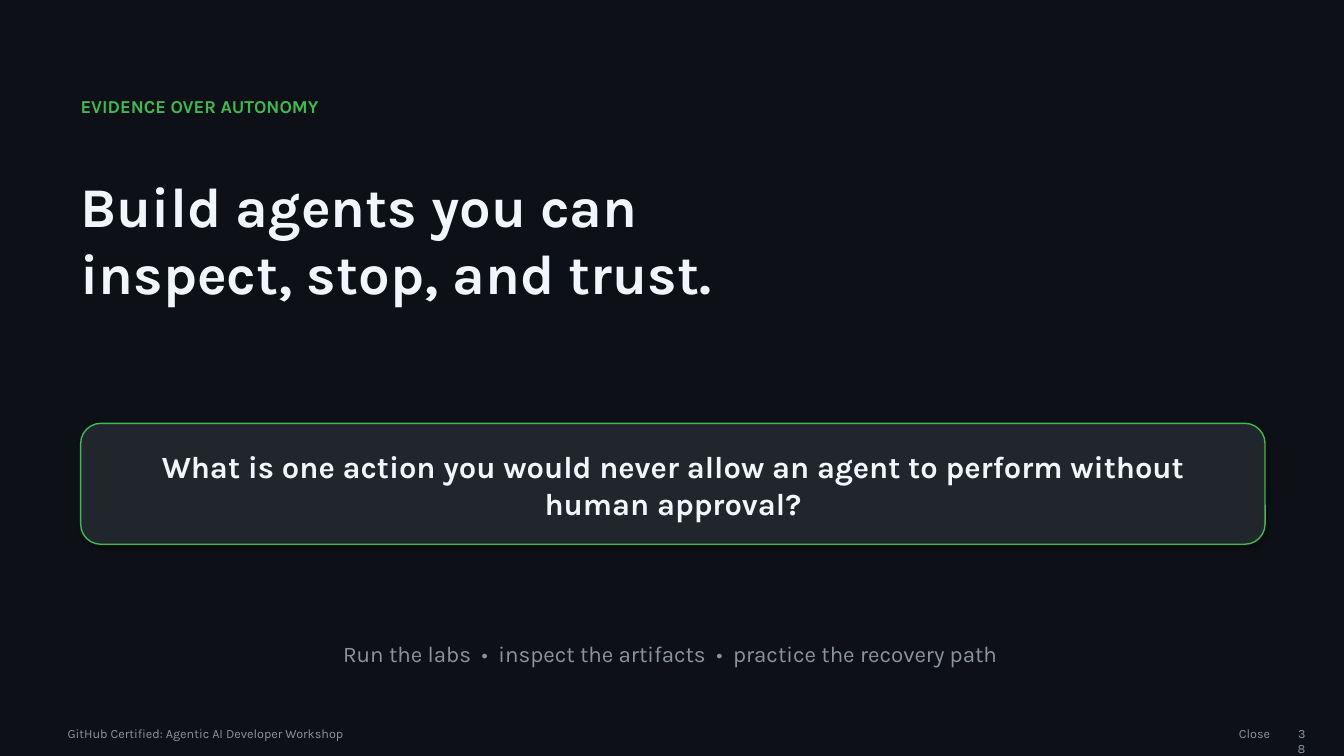
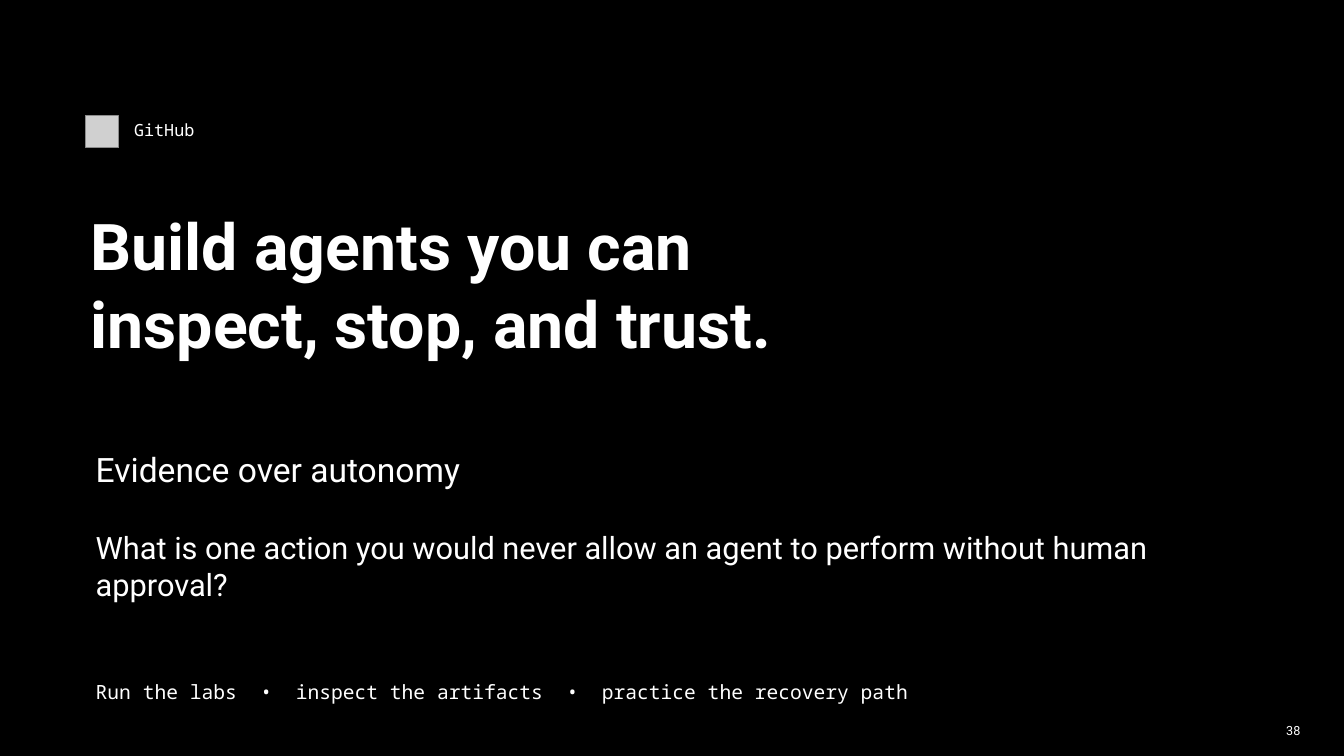
Before and after one commit to martins-vds/agentic-sdlc, a slide deck: slide 38 of slides/github-agentic-ai-developer-workshop.pptx. Drawn at 1344x756 pixels with LibreOffice and Linux fonts; fonts in the diff are those of the drawing; grey boxes stand for pictures; background and template pictures are left out. Boxes give left, top, right and bottom in pixels: in the first picture for what was removed or moved away, otherwise in the second. Text is boxed around its words. In the diff, an @@ line names an element or a change of style, - is before the commit and + after.

```diff
--- a/slides/github-agentic-ai-developer-workshop.pptx
+++ b/slides/github-agentic-ai-developer-workshop.pptx
@@ background #0D1117 to picture (left out) @@
@@ picture added at (86, 116, 119, 148) @@
@@ text added at (134, 123, 194, 136), 12 pt, text #FFFFFF @@
+GitHub
@@ text "Build agents you can inspect, ...": place and size @@
-text "Build agents you can inspect, ..." at (81, 187, 712, 308)
+text "Build agents you can inspect, ..." at (91, 221, 771, 361)
@@ text "Build agents you can inspect, ..." at (91, 221, 771, 361): size 40 to 46 pt, font Karla to Roboto, text colour #F0F6FC to #FFFFFF @@
@@ rounded rectangle removed at (81, 423, 1265, 544) @@
@@ text at (96, 456, 460, 489): text changed; size 13 to 24 pt; font Karla to Roboto; text colour #3FB950 to #FFFFFF; bold off @@
-EVIDENCE OVER AUTONOMY
+Evidence over autonomy
@@ text "What is one action you ...": place and size @@
-text "What is one action you ..." at (162, 456, 1183, 522)
+text "What is one action you ..." at (96, 535, 1148, 603)
@@ text "What is one action you ..." at (96, 535, 1148, 603): font Karla to Roboto, text colour #F0F6FC to #FFFFFF, bold off; alignment centre to left; vertical alignment middle to top @@
@@ text "Run the labs • inspect ...": place and size @@
-text "Run the labs • inspect ..." at (343, 646, 997, 668)
+text "Run the labs • inspect ..." at (96, 684, 908, 704)
@@ text "Run the labs • inspect ..." at (96, 684, 908, 704): size 16 to 14 pt, font Karla to Noto Sans Mono, text colour #8B949E to #FFFFFF; alignment centre to left @@
@@ text "38" at (1286, 726, 1300, 735): font Karla to Roboto, text colour #8B949E to #FFFFFF @@
@@ text removed at (68, 729, 343, 741) @@
-GitHub Certified: Agentic AI Developer Workshop
@@ text removed at (1239, 729, 1270, 738) @@
-Close
```
Also in this commit, not shown: 37 other slides changed, 7 other files.
